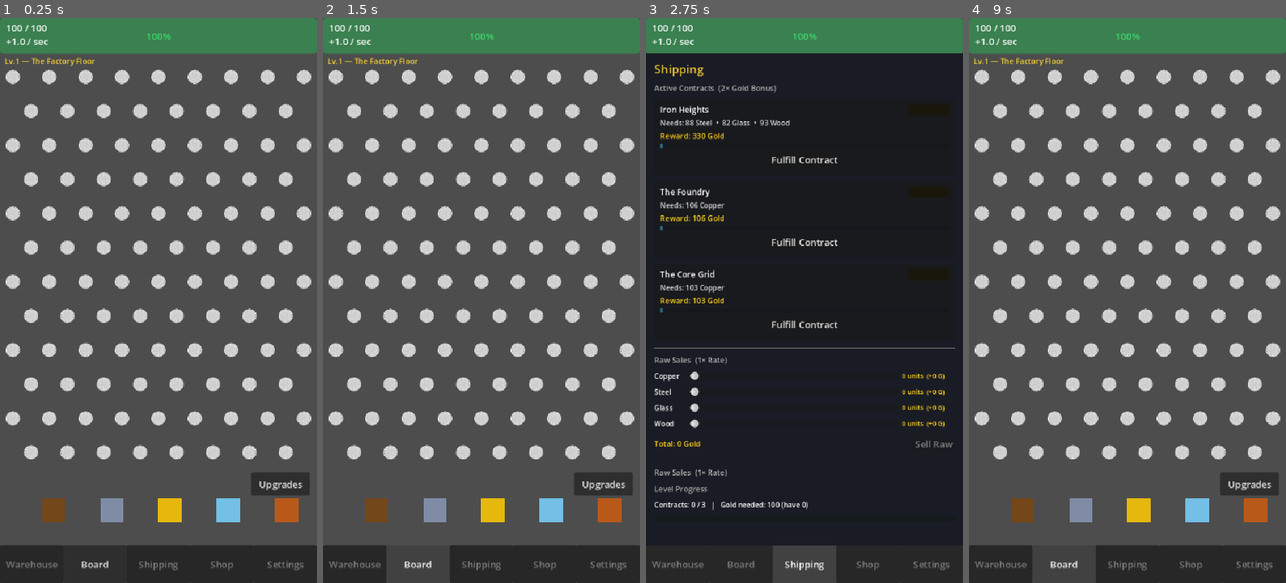
Above: before the commit, frames 1-4 (left to right).
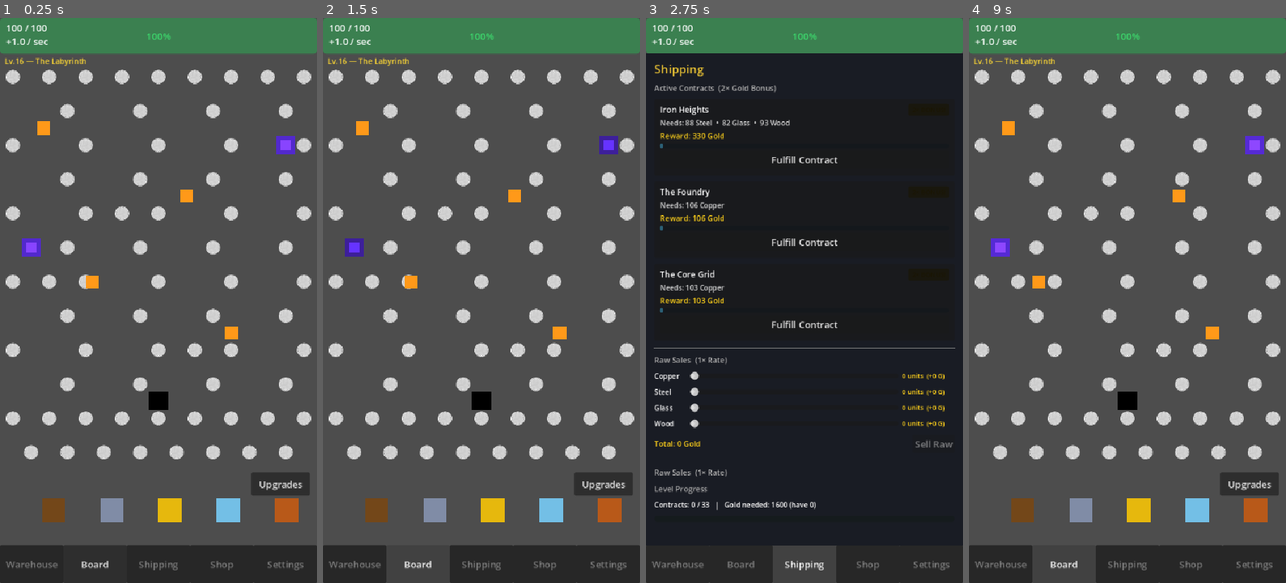
Above: after the commit, the same moments.

Repository: RafaelNTeixeira/ScrapFall
Game: Godot game, scene res://scenes/Main.tscn
Two runs of this game, one before a commit and one after it. Both use one fixed random seed, a clock stepped at 60 frames per second and the inputs below. Sound files missing from this copy of the repository are replaced by a short silence.
Inputs:
- Up to frame 1 (0.25 s): no input
- Up to frame 2 (1.5 s): click "Warehouse" at 0.5 s; click "Board" at 1.25 s
- Up to frame 3 (2.75 s): click "Shipping" at 2 s
- Up to frame 4 (9 s): click "Shop" at 2.75 s; click "Factory ✓" at 3.5 s; click "Cyberpunk" at 4.25 s; click "Factory" at 5 s; click "Steampunk" at 5.75 s; click "Steampunk ✓" at 6.5 s; click "Zen" at 7.25 s; click "Zen ✓" at 8 s; click "Tier 1 → 50% (200 G)" at 8.75 s

The runs differ from the first frame. In frame 1, 4.1% of the frame differs, in the area x 6-94%, y 7-70%; in frame 2, 4.1%; in frame 3, 0.2%; in frame 4, 4.1%.

Commit message:
feat: New board layouts/levels; Added new pegs to upgrade panel: sticky and magnet; Added multiplier system to slots; Added coin appearing on board to award extra gold

Diff:
--- /dev/null
+++ b/CoinNode.gd
@@ -0,0 +1,89 @@
+# =============================================================================
+# CoinNode.gd
+# Attach via set_script() to an Area2D instantiated by Board._spawn_coin().
+# Appears on the board as a golden coin.  Any ball that passes through it
+# awards bonus gold.  Coins fade out and self-destruct after LIFETIME seconds.
+# =============================================================================
+extends Area2D
+
+const GOLD_REWARD: float  = 8.0    # multiplied by raw_rate_multiplier
+const LIFETIME:    float  = 12.0
+const BLINK_AT:    float  = 3.0    # start blinking when this many seconds remain
+
+var _timer:     float = LIFETIME
+var _collected: bool  = false
+
+func _ready() -> void:
+	collision_layer = 0
+	collision_mask  = 2   # detect balls (layer 2)
+
+	# ---- Visual: golden polygon circle -------------------------------------
+	var poly        := Polygon2D.new()
+	var pts:           PackedVector2Array
+	for i in 20:
+		var a: float = i * TAU / 20.0
+		pts.append(Vector2(cos(a), sin(a)) * 13.0)
+	poly.polygon = pts
+	poly.color   = Color(1.0, 0.82, 0.1)
+	add_child(poly)
+
+	# Inner highlight
+	var inner        := Polygon2D.new()
+	var inner_pts:      PackedVector2Array
+	for i in 20:
+		var a: float = i * TAU / 20.0
+		inner_pts.append(Vector2(cos(a), sin(a)) * 7.0)
+	inner.polygon = inner_pts
+	inner.color   = Color(1.0, 0.95, 0.55)
+	add_child(inner)
+
+	# ---- "G" label ---------------------------------------------------------
+	var lbl := Label.new()
+	lbl.text = "G"
+	lbl.add_theme_font_size_override("font_size", 11)
+	lbl.add_theme_color_override("font_color", Color(0.55, 0.35, 0.0))
+	lbl.size             = Vector2(14.0, 14.0)
+	lbl.position         = Vector2(-7.0, -8.0)
+	lbl.horizontal_alignment = HORIZONTAL_ALIGNMENT_CENTER
+	add_child(lbl)
+
+	# ---- Collision shape ---------------------------------------------------
+	var col   := CollisionShape2D.new()
+	var shape := CircleShape2D.new()
+	shape.radius = 16.0
+	col.shape    = shape
+	add_child(col)
+
+	body_entered.connect(_on_ball_entered)
+
+	# Pop-in animation
+	scale = Vector2.ZERO
+	var tw := create_tween()
+	tw.tween_property(self, "scale", Vector2(1.25, 1.25), 0.12)
+	tw.tween_property(self, "scale", Vector2(1.0,  1.0),  0.09)
+
+func _process(delta: float) -> void:
+	if _collected:
+		return
+	_timer -= delta
+	if _timer <= BLINK_AT:
+		modulate.a = 0.45 + 0.55 * abs(sin(_timer * 5.5))
+	if _timer <= 0.0:
+		queue_free()
+
+func _on_ball_entered(body: Node) -> void:
+	if _collected:
+		return
+	if not body.has_method("enter_slot"):
+		return
+	_collected = true
+
+	var reward: float = GOLD_REWARD * GameManager.raw_rate_multiplier
+	GameManager.award_gold(reward)
+	AudioManager.play(AudioManager.sfx_slot_collect)
+
+	# Collect burst animation then free
+	var tw := create_tween()
+	tw.tween_property(self, "scale",      Vector2(1.6, 1.6), 0.08)
+	tw.tween_property(self, "modulate:a", 0.0,               0.18)
+	tw.tween_callback(queue_free)
--- a/scripts/Board.gd
+++ b/scripts/Board.gd
@@ -60,18 +60,84 @@
 # -----------------------------------------------------------------------------
 # Ready
 # -----------------------------------------------------------------------------
+## Active coins on the board
+var _coins: Array = []
+var _coin_spawn_timer: float = 20.0
+const COIN_SPAWN_MIN: float  = 15.0
+const COIN_SPAWN_MAX: float  = 35.0
+
 func _ready() -> void:
 	add_to_group("board")
 	call_deferred("_ready_upgrade_hooks")
 	_calculate_board_origin()
 	_generate_pegs()
+	call_deferred("_apply_peg_overrides")   # after pegs exist in scene tree
 	_generate_slots()
 	_generate_walls()
 	call_deferred("_spawn_hazards")
 	call_deferred("_start_board_music")
+	_coin_spawn_timer = randf_range(COIN_SPAWN_MIN, COIN_SPAWN_MAX)
 
 func _start_board_music() -> void:
 	AudioManager.play_music()
+
+# -----------------------------------------------------------------------------
+# Coin spawning
+# -----------------------------------------------------------------------------
+func _process(delta: float) -> void:
+	_coin_spawn_timer -= delta
+	if _coin_spawn_timer <= 0.0:
+		_spawn_coin()
+		_coin_spawn_timer = randf_range(COIN_SPAWN_MIN, COIN_SPAWN_MAX)
+	# Purge freed coin refs
+	_coins = _coins.filter(func(c): return is_instance_valid(c))
+
+func _spawn_coin() -> void:
+	if all_pegs.is_empty():
+		return
+	var eligible: Array = all_pegs.filter(func(p):
+		return p.peg_index.y >= 2 and p.peg_index.y <= 9
+	)
+	if eligible.is_empty():
+		return
+	var anchor: Node = eligible[randi() % eligible.size()]
+	var coin   := Area2D.new()
+	coin.set_script(load("res://scripts/CoinNode.gd"))
+	add_child(coin)
+	coin.global_position = anchor.global_position + Vector2(
+		randf_range(-18.0, 18.0), randf_range(12.0, 26.0))
+	_coins.append(coin)
+
+# -----------------------------------------------------------------------------
+# Peg overrides — apply layout's peg_pattern and peg_overrides after generation
+# -----------------------------------------------------------------------------
+func _apply_peg_overrides() -> void:
+	var layout:  Dictionary = LevelManager.get_layout()
+	var pattern: String     = layout.get("peg_pattern", "")
+
+	match pattern:
+		"checkerboard_energy":
+			for peg in all_pegs:
+				if (peg.peg_index.x + peg.peg_index.y) % 2 == 0:
+					peg.set_peg_type(Peg.PegType.ENERGY)
+
+	for ov in layout.get("peg_overrides", []):
+		var peg = _get_peg_by_index(ov["col"], ov["row"])
+		if peg == null:
+			continue
+		match ov.get("type", "normal"):
+			"energy":   peg.set_peg_type(Peg.PegType.ENERGY)
+			"splitter": peg.set_peg_type(Peg.PegType.SPLITTER)
+			"bouncy":   peg.set_peg_type(Peg.PegType.BOUNCY)
+			"magnet":   peg.set_peg_type(Peg.PegType.MAGNET)
+			"sticky":   peg.set_peg_type(Peg.PegType.STICKY)
+
+## Find a peg by its (col, row) index — O(n) but only called on level load.
+func _get_peg_by_index(col: int, row: int) -> Node:
+	for peg in all_pegs:
+		if peg.peg_index == Vector2i(col, row):
+			return peg
+	return null
 
 # -----------------------------------------------------------------------------
 # Geometry helpers
@@ -126,6 +192,8 @@
 			peg.energy_peg_hit.connect(_on_energy_peg_hit)
 			peg.split_ball_requested.connect(_on_split_ball_requested)
 			peg.bouncy_ball_hit.connect(_on_bouncy_ball_hit)
+			peg.magnet_peg_hit.connect(_on_magnet_peg_hit)
+			peg.sticky_peg_hit.connect(_on_sticky_peg_hit)
 
 			add_child(peg)
 			row_array.append(peg)
@@ -258,6 +326,12 @@
 func _on_energy_peg_hit() -> void:
 	GameManager.award_energy_peg_hit()
 
+func _on_magnet_peg_hit() -> void:
+	pass   # attraction handled inside Peg._physics_process
+
+func _on_sticky_peg_hit() -> void:
+	pass   # catch/release handled inside Peg._catch_ball
+
 ## Spawns a second ball when the Splitter peg fires.
 func _on_split_ball_requested(origin_pos: Vector2, original_velocity: Vector2) -> void:
 	var split_vel: Vector2 = Vector2(-original_velocity.x * 0.7, original_velocity.y * 0.7)
@@ -398,6 +472,24 @@
 				_pending_upgrade = ""
 				_unhighlight_all_pegs()
 			return true
+		"magnet_peg":
+			var peg = _peg_at_screen_pos(tap_pos)
+			if peg != null:
+				peg.set_peg_type(Peg.PegType.MAGNET)
+				UpgradeManager.confirm_placement(_pending_upgrade)
+				_placement_mode  = false
+				_pending_upgrade = ""
+				_unhighlight_all_pegs()
+			return true
+		"sticky_peg":
+			var peg = _peg_at_screen_pos(tap_pos)
+			if peg != null:
+				peg.set_peg_type(Peg.PegType.STICKY)
+				UpgradeManager.confirm_placement(_pending_upgrade)
+				_placement_mode  = false
+				_pending_upgrade = ""
+				_unhighlight_all_pegs()
+			return true
 		# Peg relocation — reset old peg to NORMAL then re-enter selection
 		"relocate_splitter":
 			var peg = _peg_at_screen_pos(tap_pos, 35.0, true)
@@ -424,6 +516,26 @@
 			if peg != null:
 				_reset_peg_of_type(Peg.PegType.BOUNCY)
 				peg.set_peg_type(Peg.PegType.BOUNCY)
+				UpgradeManager.confirm_placement(_pending_upgrade)
+				_placement_mode  = false
+				_pending_upgrade = ""
+				_unhighlight_all_pegs()
+			return true
+		"relocate_magnet":
+			var peg = _peg_at_screen_pos(tap_pos)
+			if peg != null:
+				_reset_peg_of_type(Peg.PegType.MAGNET)
+				peg.set_peg_type(Peg.PegType.MAGNET)
+				UpgradeManager.confirm_placement(_pending_upgrade)
+				_placement_mode  = false
+				_pending_upgrade = ""
+				_unhighlight_all_pegs()
+			return true
+		"relocate_sticky":
+			var peg = _peg_at_screen_pos(tap_pos)
+			if peg != null:
+				_reset_peg_of_type(Peg.PegType.STICKY)
+				peg.set_peg_type(Peg.PegType.STICKY)
 				UpgradeManager.confirm_placement(_pending_upgrade)
 				_placement_mode  = false
 				_pending_upgrade = ""
@@ -501,6 +613,14 @@
 		"bouncy_peg", "relocate_bouncy":
 			for peg in all_pegs:
 				if peg.is_bouncy_eligible():
+					peg.set_highlight(true)
+		"magnet_peg", "relocate_magnet":
+			for peg in all_pegs:
+				if peg.is_magnet_eligible():
+					peg.set_highlight(true)
+		"sticky_peg", "relocate_sticky":
+			for peg in all_pegs:
+				if peg.is_sticky_eligible():
 					peg.set_highlight(true)
 		# Gate highlighting is handled by GateManager itself
 
--- a/scripts/LevelManager.gd
+++ b/scripts/LevelManager.gd
@@ -11,7 +11,7 @@
 signal advance_available(available: bool)
 signal show_advance_ui_requested()   # ShippingUI fires this; LevelTransitionUI listens
 
-var current_level:          int = 1
+var current_level:          int = 16
 var contracts_this_level:   int = 0
 
 # -----------------------------------------------------------------------------
@@ -148,6 +148,172 @@
 			{"type":"black_hole","grid_x":6.0,"grid_y":5.0},
 			{"type":"black_hole","grid_x":4.0,"grid_y":8.0},
 		],
+		"peg_overrides": [],
+	},
+	# ── NEW LAYOUTS ────────────────────────────────────────────────────────────
+	{   # Level 7
+		"name": "Checkerboard",
+		"desc": "Every other peg refills energy. Keep dropping.",
+		"skip_pegs": [],
+		"hazards": [],
+		"peg_pattern": "checkerboard_energy",
+		"peg_overrides": [],
+	},
+	{   # Level 8
+		"name": "The Hourglass",
+		"desc": "Wide top, deadly waist, wide again. Thread the needle.",
+		"skip_pegs": [
+			[0,2],[8,2],
+			[0,3],[7,3],
+			[0,4],[1,4],[7,4],[8,4],
+			[0,5],[1,5],[6,5],[7,5],
+			[0,6],[1,6],[2,6],[6,6],[7,6],[8,6],
+			[0,7],[1,7],[2,7],[5,7],[6,7],[7,7],
+			[0,8],[1,8],[7,8],[8,8],
+			[0,9],[7,9],
+		],
+		"hazards": [
+			{"type":"black_hole","grid_x":4.0,"grid_y":6.0},
+			{"type":"portal","pair_id":0,"grid_x":3.0,"grid_y":5.5},
+			{"type":"portal","pair_id":0,"grid_x":5.0,"grid_y":5.5},
+		],
+		"peg_overrides": [],
+	},
+	{   # Level 9
+		"name": "Spiral Arms",
+		"desc": "Two energy arms cross the board. Portals loop the spiral.",
+		"skip_pegs": [],
+		"hazards": [
+			{"type":"portal","pair_id":0,"grid_x":0.5,"grid_y":11.0},
+			{"type":"portal","pair_id":0,"grid_x":7.5,"grid_y":0.5},
+			{"type":"portal","pair_id":1,"grid_x":7.5,"grid_y":11.0},
+			{"type":"portal","pair_id":1,"grid_x":0.5,"grid_y":0.5},
+		],
+		"peg_overrides": [
+			# Left arm — top-left to bottom-right
+			{"col":0,"row":0,"type":"energy"},{"col":0,"row":1,"type":"energy"},
+			{"col":1,"row":2,"type":"energy"},{"col":1,"row":3,"type":"energy"},
+			{"col":2,"row":4,"type":"energy"},{"col":2,"row":5,"type":"energy"},
+			{"col":3,"row":6,"type":"energy"},{"col":3,"row":7,"type":"energy"},
+			{"col":4,"row":8,"type":"energy"},{"col":4,"row":9,"type":"energy"},
+			{"col":5,"row":10,"type":"energy"},{"col":5,"row":11,"type":"energy"},
+			# Right arm — top-right to bottom-left
+			{"col":8,"row":0,"type":"energy"},{"col":7,"row":1,"type":"energy"},
+			{"col":7,"row":2,"type":"energy"},{"col":6,"row":3,"type":"energy"},
+			{"col":6,"row":4,"type":"energy"},{"col":5,"row":5,"type":"energy"},
+			{"col":5,"row":6,"type":"energy"},{"col":4,"row":7,"type":"energy"},
+			{"col":3,"row":9,"type":"energy"},{"col":3,"row":10,"type":"energy"},
+			{"col":2,"row":11,"type":"energy"},
+		],
+	},
+	{   # Level 10
+		"name": "Gauntlet II: Crossfire",
+		"desc": "Three fast sweepers own the middle. Time your drops.",
+		"skip_pegs": [
+			[1,4],[2,4],[3,4],[5,4],[6,4],[7,4],
+			[1,6],[2,6],[3,6],[5,6],[6,6],[7,6],
+			[1,8],[2,8],[3,8],[5,8],[6,8],[7,8],
+		],
+		"hazards": [
+			{"type":"moving_peg","grid_x":4.0,"grid_y":4.0,"range":190.0,"speed":85.0},
+			{"type":"moving_peg","grid_x":4.0,"grid_y":6.0,"range":190.0,"speed":100.0},
+			{"type":"moving_peg","grid_x":4.0,"grid_y":8.0,"range":190.0,"speed":75.0},
+			{"type":"black_hole","grid_x":0.5,"grid_y":6.0},
+			{"type":"black_hole","grid_x":7.5,"grid_y":6.0},
+		],
+		"peg_overrides": [],
+	},
+	{   # Level 11
+		"name": "Volcano",
+		"desc": "Bouncy ring surrounds the void. Get close — but not too close.",
+		"skip_pegs": [
+			[2,4],[3,4],[4,4],[5,4],[6,4],
+			[2,5],[3,5],[4,5],[5,5],
+			[2,6],[3,6],[4,6],[5,6],[6,6],
+			[2,7],[3,7],[4,7],[5,7],
+		],
+		"hazards": [
+			{"type":"black_hole","grid_x":4.0,"grid_y":5.5},
+		],
+		"peg_overrides": [
+			# Bouncy ring
+			{"col":2,"row":3,"type":"bouncy"},{"col":4,"row":3,"type":"bouncy"},{"col":6,"row":3,"type":"bouncy"},
+			{"col":1,"row":4,"type":"bouncy"},{"col":7,"row":4,"type":"bouncy"},
+			{"col":1,"row":5,"type":"bouncy"},{"col":6,"row":5,"type":"bouncy"},
+			{"col":1,"row":6,"type":"bouncy"},{"col":7,"row":6,"type":"bouncy"},
+			{"col":1,"row":7,"type":"bouncy"},{"col":6,"row":7,"type":"bouncy"},
+			{"col":2,"row":8,"type":"bouncy"},{"col":4,"row":8,"type":"bouncy"},{"col":6,"row":8,"type":"bouncy"},
+		],
+	},
+	{   # Level 12
+		"name": "The Web",
+		"desc": "Nothing exits where it entered. Four portals weave the web.",
+		"skip_pegs": [],
+		"hazards": [
+			{"type":"portal","pair_id":0,"grid_x":0.0,"grid_y":3.0},
+			{"type":"portal","pair_id":0,"grid_x":8.0,"grid_y":9.0},
+			{"type":"portal","pair_id":1,"grid_x":8.0,"grid_y":3.0},
+			{"type":"portal","pair_id":1,"grid_x":0.0,"grid_y":9.0},
+			{"type":"moving_peg","grid_x":2.0,"grid_y":2.0,"range":35.0,"speed":18.0},
+			{"type":"moving_peg","grid_x":6.0,"grid_y":2.0,"range":35.0,"speed":22.0},
+			{"type":"moving_peg","grid_x":4.0,"grid_y":6.0,"range":35.0,"speed":26.0},
+			{"type":"moving_peg","grid_x":2.0,"grid_y":10.0,"range":35.0,"speed":20.0},
+			{"type":"moving_peg","grid_x":6.0,"grid_y":10.0,"range":35.0,"speed":18.0},
+		],
+		"peg_overrides": [],
+	},
+	{   # Level 13
+		"name": "Energy Corridor",
+		"desc": "Two energy columns on the flanks. Portals loop them back to the top.",
+		"skip_pegs": [],
+		"hazards": [
+			{"type":"portal","pair_id":0,"grid_x":1.0,"grid_y":11.5},
+			{"type":"portal","pair_id":0,"grid_x":1.0,"grid_y":0.5},
+			{"type":"portal","pair_id":1,"grid_x":7.0,"grid_y":11.5},
+			{"type":"portal","pair_id":1,"grid_x":7.0,"grid_y":0.5},
+			{"type":"black_hole","grid_x":4.0,"grid_y":5.5},
+		],
+		"peg_overrides": [
+			# Left energy column
+			{"col":1,"row":0,"type":"energy"},{"col":1,"row":1,"type":"energy"},
+			{"col":1,"row":2,"type":"energy"},{"col":1,"row":3,"type":"energy"},
+			{"col":1,"row":4,"type":"energy"},{"col":1,"row":5,"type":"energy"},
+			{"col":1,"row":6,"type":"energy"},{"col":1,"row":7,"type":"energy"},
+			{"col":1,"row":8,"type":"energy"},{"col":1,"row":9,"type":"energy"},
+			{"col":1,"row":10,"type":"energy"},{"col":1,"row":11,"type":"energy"},
+			# Right energy column
+			{"col":7,"row":0,"type":"energy"},{"col":7,"row":1,"type":"energy"},
+			{"col":7,"row":2,"type":"energy"},{"col":7,"row":3,"type":"energy"},
+			{"col":7,"row":4,"type":"energy"},{"col":7,"row":5,"type":"energy"},
+			{"col":7,"row":6,"type":"energy"},{"col":7,"row":7,"type":"energy"},
+			{"col":7,"row":8,"type":"energy"},{"col":7,"row":9,"type":"energy"},
+			{"col":7,"row":10,"type":"energy"},{"col":7,"row":11,"type":"energy"},
+		],
+	},
+	{   # Level 14+
+		"name": "The Labyrinth",
+		"desc": "Slow moving pegs wall off corridors. Every path is temporary.",
+		"skip_pegs": [
+			[0,1],[2,1],[4,1],[6,1],
+			[1,2],[3,2],[5,2],[7,2],
+			[0,3],[2,3],[4,3],[6,3],[8,3],
+			[1,4],[5,4],[7,4],
+			[0,5],[2,5],[4,5],[6,5],[8,5],
+			[3,6],[5,6],[7,6],
+			[0,7],[2,7],[4,7],[6,7],[8,7],
+			[1,8],[3,8],[7,8],
+			[0,9],[2,9],[4,9],[6,9],[8,9],
+		],
+		"hazards": [
+			{"type":"moving_peg","grid_x":1.0,"grid_y":1.5,"range":55.0,"speed":12.0},
+			{"type":"moving_peg","grid_x":5.0,"grid_y":3.5,"range":55.0,"speed":14.0},
+			{"type":"moving_peg","grid_x":2.0,"grid_y":6.0,"range":55.0,"speed":10.0},
+			{"type":"moving_peg","grid_x":6.0,"grid_y":7.5,"range":55.0,"speed":13.0},
+			{"type":"portal","pair_id":0,"grid_x":0.5,"grid_y":5.0},
+			{"type":"portal","pair_id":0,"grid_x":7.5,"grid_y":2.0},
+			{"type":"black_hole","grid_x":4.0,"grid_y":9.5},
+		],
+		"peg_overrides": [],
 	},
 ]
 
--- a/scripts/Peg.gd
+++ b/scripts/Peg.gd
@@ -7,11 +7,17 @@
 signal energy_peg_hit()
 signal split_ball_requested(origin_pos: Vector2, original_velocity: Vector2)
 signal bouncy_ball_hit(ball: RigidBody2D)
-
-enum PegType { NORMAL, ENERGY, SPLITTER, BOUNCY }
+signal magnet_peg_hit()
+signal sticky_peg_hit()
+
+enum PegType { NORMAL, ENERGY, SPLITTER, BOUNCY, MAGNET, STICKY }
 
 @export var peg_type: PegType = PegType.NORMAL
 var peg_index: Vector2i = Vector2i.ZERO
+
+# Magnet peg — attraction field
+var _magnet_area:    Area2D = null
+var _nearby_balls:   Array  = []
 
 const HIT_COOLDOWN: float = 0.25
 var _hit_cooldown_timer: float = 0.0
@@ -82,6 +88,15 @@
 		PegType.BOUNCY:
 			emit_signal("bouncy_ball_hit", ball)
 			_flash_color(Color(0.238, 0.0, 0.294, 1.0))
+		PegType.MAGNET:
+			emit_signal("magnet_peg_hit")
+			_flash_color(Color(0.2, 0.6, 1.0))
+		PegType.STICKY:
+			emit_signal("sticky_peg_hit")
+			_flash_color(Color(0.3, 0.9, 0.4))
+			if not ball.get_meta("is_sticky_caught", false):
+				ball.set_meta("is_sticky_caught", true)
+				_catch_ball(ball)
 		PegType.NORMAL:
 			_flash_color(Color(1.1, 1.1, 1.1))
 
@@ -100,11 +115,63 @@
 	peg_type = new_type
 	set_highlight(false)
 	_apply_visuals()
+	# Tear down / set up magnet area when type changes
+	if peg_type == PegType.MAGNET:
+		if _magnet_area == null:
+			_setup_magnet_area()
+	else:
+		if _magnet_area != null:
+			_magnet_area.queue_free()
+			_magnet_area = null
+		_nearby_balls.clear()
+
+# Magnet field setup — outer Area2D that tracks nearby balls
+func _setup_magnet_area() -> void:
+	_magnet_area = Area2D.new()
+	var col   := CollisionShape2D.new()
+	var shape := CircleShape2D.new()
+	shape.radius         = 110.0
+	col.shape            = shape
+	_magnet_area.add_child(col)
+	_magnet_area.collision_layer = 0
+	_magnet_area.collision_mask  = 2
+	_magnet_area.body_entered.connect(_on_ball_entered_field)
+	_magnet_area.body_exited.connect(_on_ball_exited_field)
+	add_child(_magnet_area)
+
+func _on_ball_entered_field(body: Node) -> void:
+	if body.has_method("enter_slot") and body not in _nearby_balls:
+		_nearby_balls.append(body)
+
+func _on_ball_exited_field(body: Node) -> void:
+	_nearby_balls.erase(body)
+
+func _physics_process(_delta: float) -> void:
+	if peg_type != PegType.MAGNET or _nearby_balls.is_empty():
+		return
+	_nearby_balls = _nearby_balls.filter(func(b): return is_instance_valid(b))
+	for ball in _nearby_balls:
+		var dir:   Vector2 = (global_position - ball.global_position)
+		var dist:  float   = dir.length()
+		if dist < 2.0:
+			continue
+		var strength: float = 900.0 * (1.0 - clampf(dist / 110.0, 0.0, 1.0))
+		ball.apply_central_force(dir.normalized() * strength)
 
 func _apply_visuals() -> void:
 	if not is_node_ready() or not has_node("Sprite2D"):
 		return
 	_sprite.modulate = _base_color()
+
+func _catch_ball(ball: RigidBody2D) -> void:
+	ball.freeze = true
+	ball.linear_velocity = Vector2.ZERO
+	get_tree().create_timer(0.35).timeout.connect(func():
+		if is_instance_valid(ball):
+			ball.freeze = false
+			ball.linear_velocity = Vector2(randf_range(-25.0, 25.0), 320.0)
+			ball.remove_meta("is_sticky_caught")
+	)
 
 func _base_color() -> Color:
 	match peg_type:
@@ -112,6 +179,8 @@
 		PegType.ENERGY:   return Color(0.8, 0.7, 0.0, 1.0)
 		PegType.SPLITTER: return Color(0.35, 0.80, 1.0)
 		PegType.BOUNCY:   return Color(0.4, 0.0, 0.4, 1.0)
+		PegType.MAGNET:   return Color(0.2, 0.5, 1.0, 1.0)
+		PegType.STICKY:   return Color(0.2, 0.75, 0.3, 1.0)
 	return Color.WHITE
 
 # -----------------------------------------------------------------------------
@@ -146,6 +215,12 @@
 func is_bouncy_eligible() -> bool:
 	return peg_type == PegType.NORMAL and peg_index.y >= 3 and peg_index.y <= 8
 
+func is_magnet_eligible() -> bool:
+	return peg_type == PegType.NORMAL and peg_index.y >= 2 and peg_index.y <= 9
+
+func is_sticky_eligible() -> bool:
+	return peg_type == PegType.NORMAL and peg_index.y >= 2 and peg_index.y <= 9
+
 func mark_as_gate_anchor(active: bool) -> void:
 	if active:
 		set_highlight(false)
--- a/scripts/Slot.gd
+++ b/scripts/Slot.gd
@@ -43,6 +43,14 @@
 	"Copper": Color(0.72, 0.35, 0.10),
 }
 
+# Slot multiplier — rotates every 30 s, staggered so not all slots sync
+var _multiplier:       int   = 1
+var _mult_timer:       float = 0.0
+var _mult_label:       Label = null
+const MULT_INTERVAL:   float = 30.0
+# Weighted roll: 60 % ×1, 30 % ×2, 10 % ×3
+const MULT_WEIGHTS:    Array = [6, 3, 1]
+
 # -----------------------------------------------------------------------------
 # _ready
 # -----------------------------------------------------------------------------
@@ -56,13 +64,60 @@
 	_update_label()
 
 	body_entered.connect(_on_body_entered)
+	GameManager.resource_collected.connect(_on_resource_collected)
 
-	# Update count label whenever a resource changes
-	GameManager.resource_collected.connect(_on_resource_collected)
+	# Multiplier label — sits above the slot, built in code
+	_mult_label = Label.new()
+	_mult_label.add_theme_font_size_override("font_size", 14)
+	_mult_label.horizontal_alignment = HORIZONTAL_ALIGNMENT_CENTER
+	_mult_label.size = Vector2(slot_width, 22.0)
+	_mult_label.position = Vector2(-slot_width * 0.5, -slot_height * 0.5 - 24.0)
+	add_child(_mult_label)
+
+	# Stagger first rotation so slots don't all switch at the same time
+	_mult_timer = randf_range(5.0, MULT_INTERVAL)
+	_update_mult_label()
 
 # -----------------------------------------------------------------------------
 # Size the collision shape and background to match slot dimensions
 # -----------------------------------------------------------------------------
+func _process(delta: float) -> void:
+	_mult_timer -= delta
+	if _mult_timer <= 0.0:
+		_rotate_multiplier()
+		_mult_timer = MULT_INTERVAL
+
+func _rotate_multiplier() -> void:
+	var roll: int = randi() % 10
+	var acc:  int = 0
+	var new_mult: int = 1
+	for i in MULT_WEIGHTS.size():
+		acc += MULT_WEIGHTS[i]
+		if roll < acc:
+			new_mult = i + 1
+			break
+	_multiplier = new_mult
+	_update_mult_label()
+	if _multiplier > 1:
+		_flash_mult_label()
+
+func _update_mult_label() -> void:
+	if not _mult_label:
+		return
+	if _multiplier == 1:
+		_mult_label.text = ""
+	else:
+		_mult_label.text = "×%d" % _multiplier
+		_mult_label.add_theme_color_override("font_color",
+			Color(1.0, 0.82, 0.1) if _multiplier == 2 else Color(1.0, 0.45, 0.1))
+
+func _flash_mult_label() -> void:
+	if not _mult_label:
+		return
+	var tween := create_tween()
+	tween.tween_property(_mult_label, "scale", Vector2(1.5, 1.5), 0.1)
+	tween.tween_property(_mult_label, "scale", Vector2(1.0, 1.0), 0.15)
+
 func _apply_size() -> void:
 	if _col:
 		var shape: RectangleShape2D = RectangleShape2D.new()
@@ -114,7 +169,12 @@
 func _on_body_entered(body: Node) -> void:
 	if body.has_method("enter_slot"):
 		body.enter_slot(resource_type)
+		# Bonus collections for ×2 / ×3 multiplier
+		for _i in (_multiplier - 1):
+			GameManager.collect_resource(resource_type, 1)
 		_play_collect_fx()
+		if _multiplier > 1:
+			_flash_mult_label()
 
 func _play_collect_fx() -> void:
 	var tween: Tween = create_tween()
--- a/scripts/UpgradeManager.gd
+++ b/scripts/UpgradeManager.gd
@@ -53,6 +53,26 @@
 		"purchased":    false,
 		"placed":       false,
 	},
+	"magnet_peg": {
+		"label":        "Magnet Peg",
+		"description":  "One peg attracts nearby balls toward it, clustering hits.",
+		"cost_res":     {"Copper": 120, "Steel": 80},
+		"cost_gold":    0.0,
+		"placement":    true,
+		"one_time":     true,
+		"purchased":    false,
+		"placed":       false,
+	},
+	"sticky_peg": {
+		"label":        "Sticky Peg",
+		"description":  "One peg catches balls for 0.35 s then drops them straight down.",
+		"cost_res":     {"Wood": 100, "Glass": 80},
+		"cost_gold":    0.0,
+		"placement":    true,
+		"one_time":     true,
+		"purchased":    false,
+		"placed":       false,
+	},
 	"gate_1": {
 		"label":        "Gate",
 		"description":  "A ramp between two consecutive pegs guides balls left or right.",
@@ -184,6 +204,30 @@
 		"purchased":    false,
 		"placed":       false,
 		"requires":     "bouncy_peg",
+		"hidden":       true,
+	},
+	"relocate_magnet": {
+		"label":        "Move Magnet Peg",
+		"description":  "Move the Magnet peg to a new position.",
+		"cost_res":     {},
+		"cost_gold":    0.0,
+		"placement":    true,
+		"one_time":     false,
+		"purchased":    false,
+		"placed":       false,
+		"requires":     "magnet_peg",
+		"hidden":       true,
+	},
+	"relocate_sticky": {
+		"label":        "Move Sticky Peg",
+		"description":  "Move the Sticky peg to a new position.",
+		"cost_res":     {},
+		"cost_gold":    0.0,
+		"placement":    true,
+		"one_time":     false,
+		"purchased":    false,
+		"placed":       false,
+		"requires":     "sticky_peg",
 		"hidden":       true,
 	},
 	"regen_rate_2": {
Not shown, added: CoinNode.gd.uid
